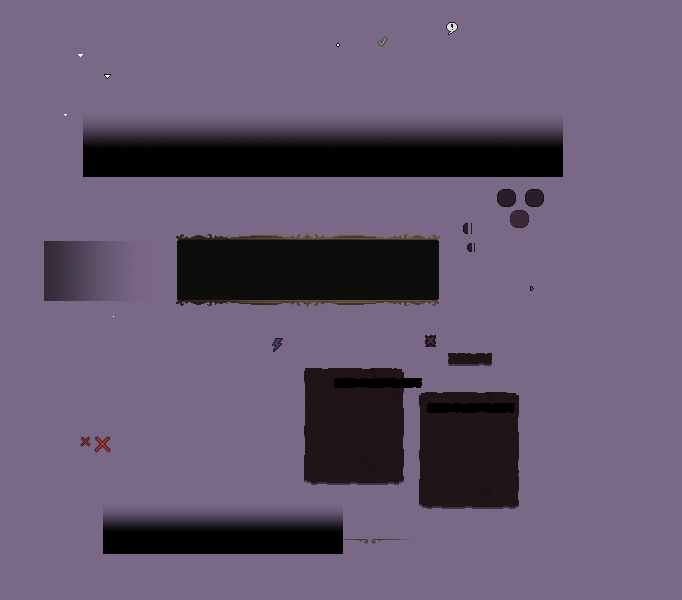
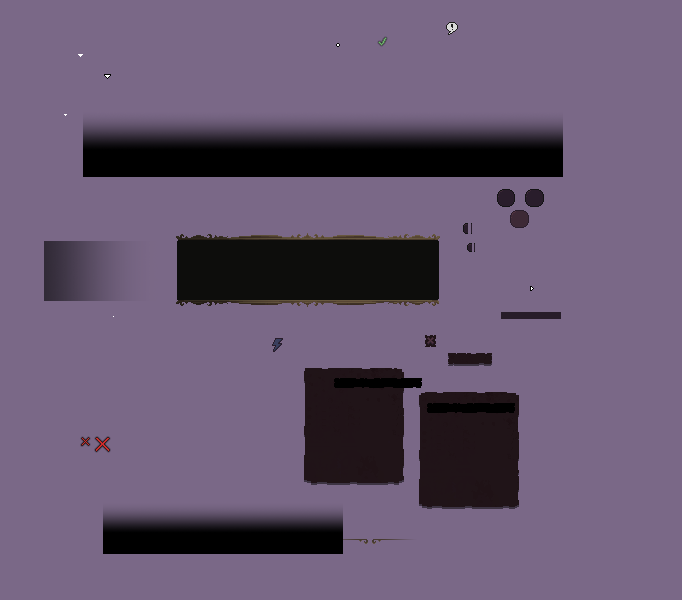
Before/after of a w=682, h=600 layered artwork. What changed in the layer stack:
added layer "InventoryCategoryContainer.png" above "DialogArrowLarge.png" over [501, 312, 561, 319]
painted on "InventorySlot.png" over [510, 189, 516, 207]
